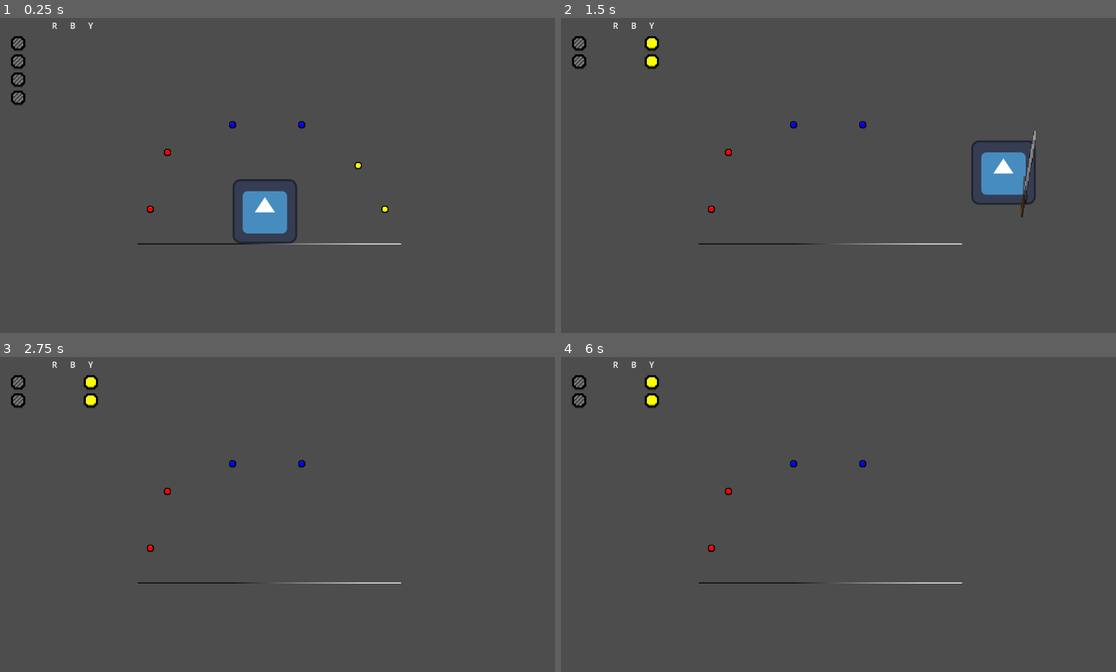
Above: before the commit, frames 1-4 (two rows, left to right).
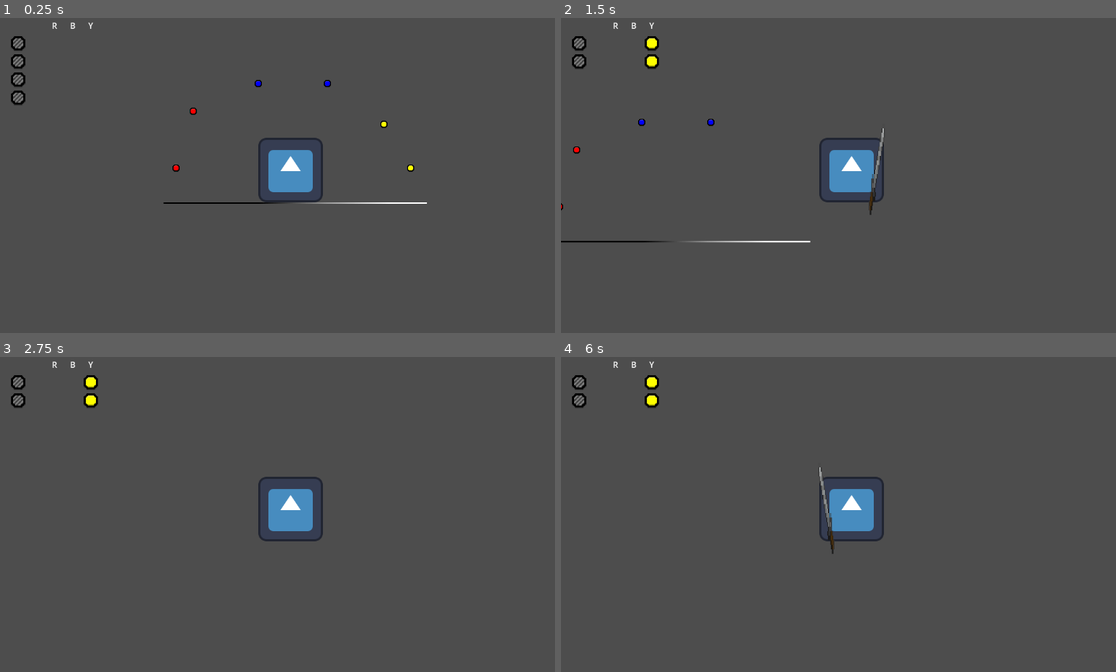
Above: after the commit, the same moments.

Repository: HimeWoo/untitled-paint-game
Game: Godot game, scene res://scenes/item_test.tscn
Same seed, same stepped clock (60 frames per second), same inputs: the game is played once before the commit and once after it. The engine's default icon, where the game draws it, is replaced by a stand-in: a white triangle on a blue panel in a dark square.
Inputs:
- Up to frame 1 (0.25 s): no input
- Up to frame 2 (1.5 s): tap Enter (ui_accept) at 0.5 s; hold Right (ui_right) from 0.53 s (still down); tap Shift (dash) at 0.6 s; tap Space (jump) at 0.77 s; tap J (melee_attack) at 1.35 s
- Up to frame 3 (2.75 s): tap Space (jump) at 1.52 s; release Right (ui_right) at 2.03 s; hold Left (ui_left) from 2.03 s (still down); tap 1 at 2.1 s
- Up to frame 4 (6 s): tap Enter (ui_accept) every 0.75 s from 2.75 to 5.75 s; release Left (ui_left) at 2.78 s; hold Right (ui_right) 2.78-4.28 s; tap Shift (dash) at 2.85, 5.1 s; tap Space (jump) at 3.02, 3.77, 4.52 s; tap J (melee_attack) at 3.6, 5.85 s; hold Left (ui_left) 4.28-5.03 s; tap 1 at 4.35 s; hold Right (ui_right) 5.03-5.78 s; hold Left (ui_left) from 5.78 s (still down)

The runs differ from the first frame. In frame 1, 3.3% of the frame differs, in the area x 24-77%, y 19-72%; in frame 2, 3.6%, in the area x 0-86%, y 32-72%; in frame 3, 1.6%; in frame 4, 1.7%.

Commit message:
added canvas layer

Diff:
--- a/untitled-paint-game/scenes/item_test.tscn
+++ b/untitled-paint-game/scenes/item_test.tscn
@@ -1,6 +1,6 @@
 [gd_scene load_steps=13 format=3 uid="uid://5j7165prjd2j"]
 
-[ext_resource type="PackedScene" uid="uid://bq5kxtjqomv3i" path="res://interface.tscn" id="1_qchoo"]
+[ext_resource type="PackedScene" uid="uid://bq5kxtjqomv3i" path="res://scenes/ui/interface.tscn" id="1_qchoo"]
 [ext_resource type="PackedScene" uid="uid://b3rae3dafdwir" path="res://scenes/player.tscn" id="1_sh6w4"]
 [ext_resource type="PackedScene" uid="uid://dhah2xlx861hv" path="res://scenes/items/red_paint.tscn" id="3_3jfeh"]
 [ext_resource type="PackedScene" uid="uid://bco8vv41h18bo" path="res://scenes/items/blue_paint.tscn" id="4_f3voe"]
@@ -39,7 +39,7 @@
 [node name="Player" parent="." instance=ExtResource("1_sh6w4")]
 position = Vector2(525, 403)
 
-[node name="Interface" parent="." instance=ExtResource("1_qchoo")]
+[node name="Camera2D" type="Camera2D" parent="Player"]
 
 [node name="Floor" type="Node2D" parent="."]
 position = Vector2(534, 471)
@@ -68,8 +68,14 @@
 
 [node name="YellowPaint" parent="." instance=ExtResource("5_sp2it")]
 position = Vector2(710, 315)
-data = SubResource("Resource_jf2wv")
+data = SubResource("Resource_3jfeh")
 
 [node name="YellowPaint2" parent="." instance=ExtResource("5_sp2it")]
 position = Vector2(763, 402)
-data = SubResource("Resource_auxfu")
+data = SubResource("Resource_f3voe")
+
+[node name="CanvasLayer" type="CanvasLayer" parent="."]
+
+[node name="Interface" parent="CanvasLayer" instance=ExtResource("1_qchoo")]
+offset_right = 252.0
+offset_bottom = 108.0
Not shown: 2 places in untitled-paint-game/scenes/item_test.tscn that only renumber resources
